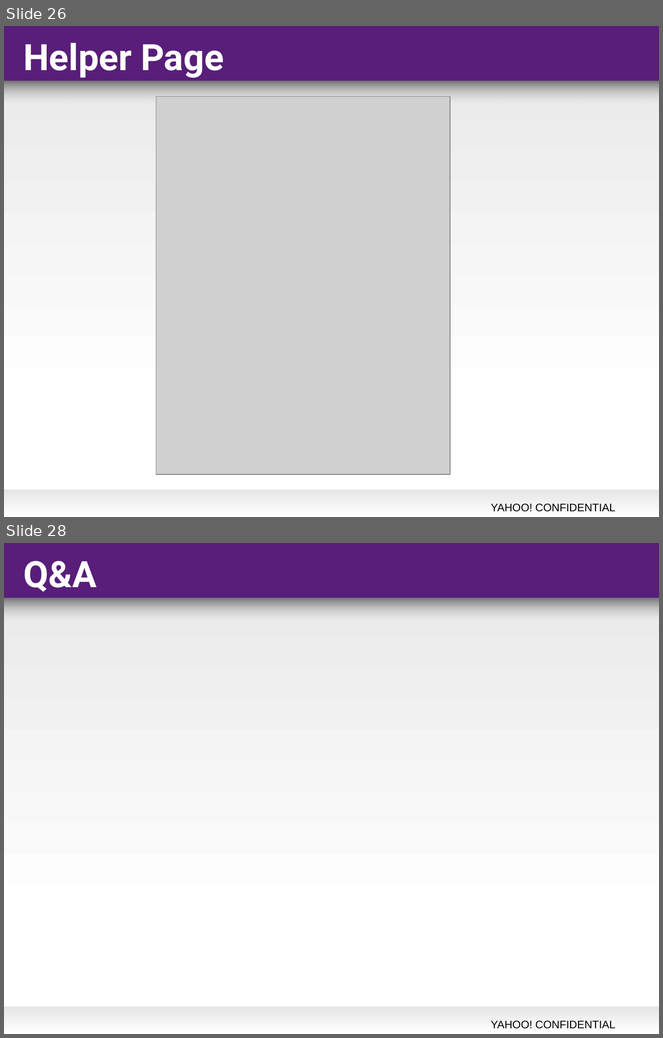
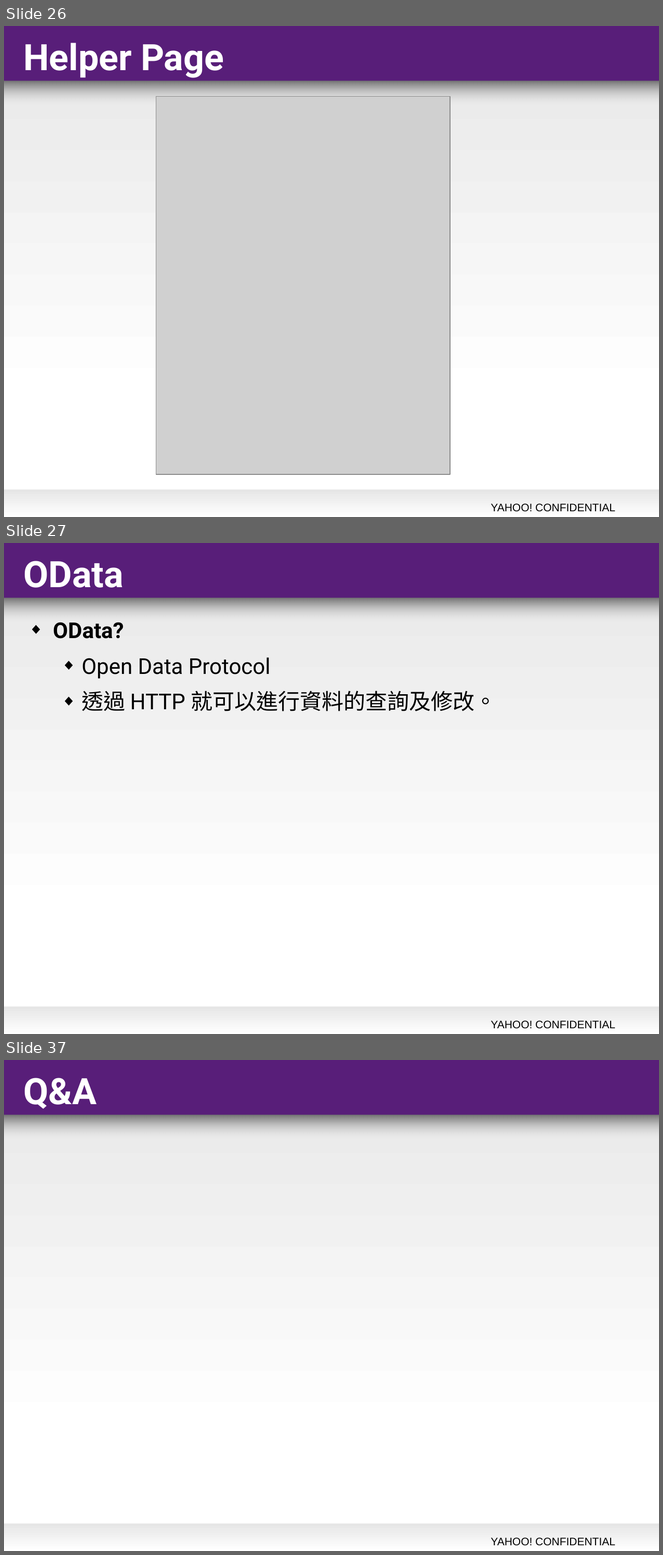
Before and after one commit to jacktsai/WebApiSurvey, a slide deck: WebApi - ADVANCED.ppt. Shown one above the other, each under a label of ours: slides 26 and 28 before the commit, slides 26, 27 and 37 after it; the slides between them are not shown. The pictures are 663x1038 and 663x1555 pixels, drawn with LibreOffice and Linux fonts; fonts in the diff are those of the drawing; grey boxes stand for pictures; background and template pictures are left out. Boxes give left, top, right and bottom in pixels: in the first picture for what was removed or moved away, otherwise in the second. Text is boxed around its words. In the diff, an @@ line names an element or a change of style, - is before the commit and + after.

```diff
--- a/WebApi - ADVANCED.ppt
+++ b/WebApi - ADVANCED.ppt
@@ slide 27 added at (4,543,659,1034), background #FFFFFF; not listed: 5 template elements that a slide beside it also shows @@
@@ title added at (23,561,123,588), 40 pt, text #FFFFFF, bold @@
+OData
@@ text added at (53,622,496,711), 24 pt, text #000000 @@
+◆ OData?
+  ◆ Open Data Protocol
+  ◆ 透過 HTTP 就可以進行資料的查詢及修改。
@@ what was slide 28 is now slide 37 @@
```
Also in this commit, not shown: 9 other slides added, 1 slide removed, 16 other files.
